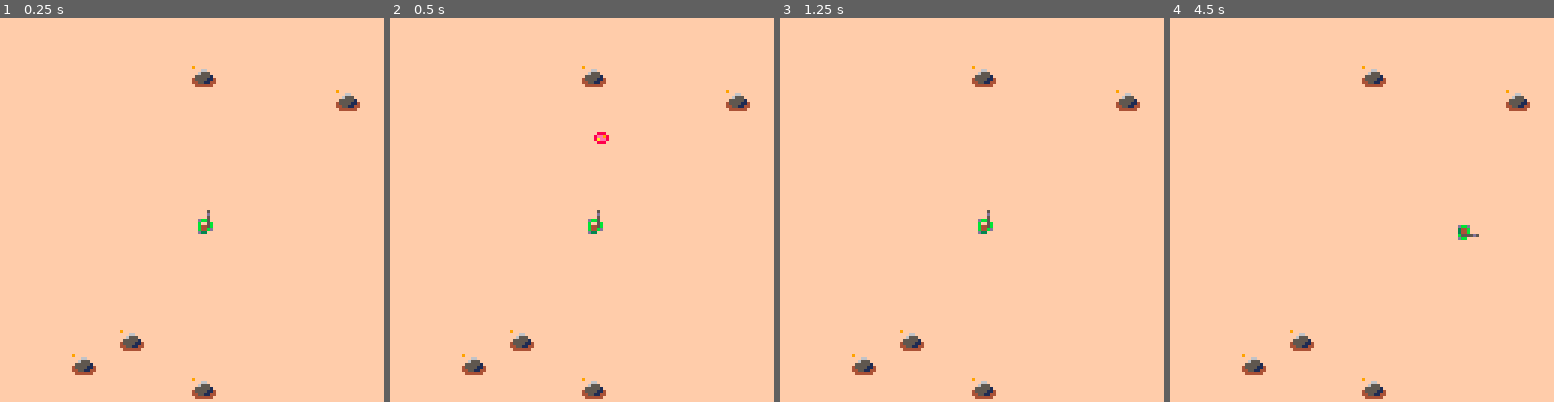
Above: before the commit, frames 1-4 (left to right).
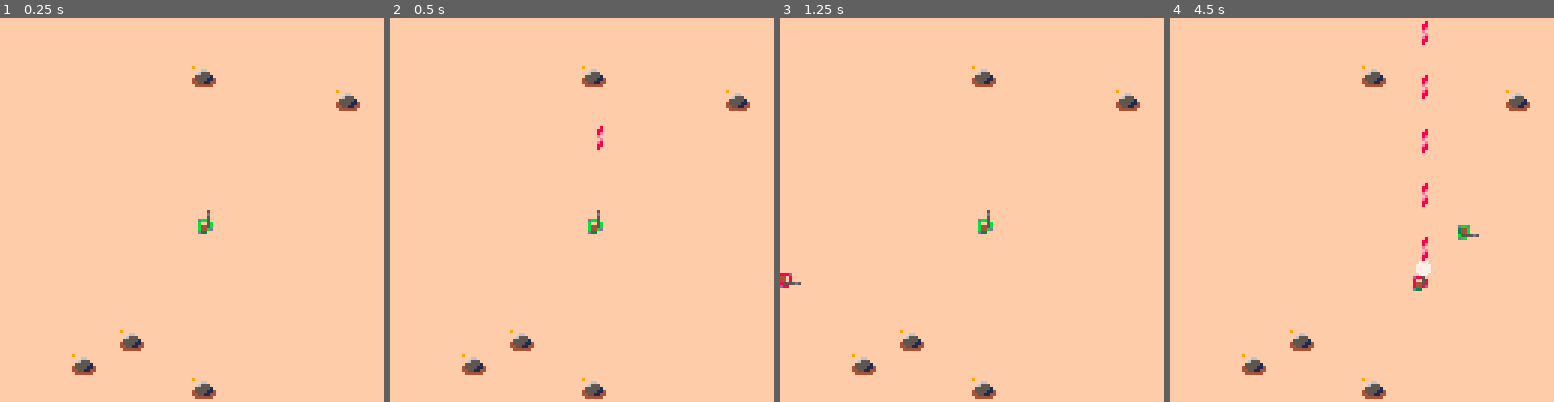
Above: after the commit, the same moments.

Repository: eduszesz/shmup
Game: PICO-8 cartridge topshooter.p8
Same seed, same stepped clock (60 frames per second), same inputs: the game is played once before the commit and once after it.
Inputs:
- Up to frame 1 (0.25 s): no input
- Up to frame 2 (0.5 s): tap X (X key) at 0.33 s
- Up to frame 3 (1.25 s): tap O (Z key) at 0.7 s; tap X (X key) at 1.07 s
- Up to frame 4 (4.5 s): hold Right 1.6-2.1 s; tap O (Z key) every 0.4 s from 1.7 to 4.1 s; tap X (X key) at 1.85, 2.97, 4.08 s; hold Up 2.15-2.42 s; hold Right 2.47-3.03 s; hold Left 3.08-3.58 s; hold Down 3.63-3.97 s; hold Right from 4.02 s (still down)

Frame 1 is identical in both runs. In frame 2, 0.1% of the frame differs, in the area x 53-58%, y 28-35%; in frame 3, 0.1%; in frame 4, 0.6%, in the area x 63-68%, y 0-72%.

Commit message:
enemy IA fixed

Diff:
--- a/topshooter.p8
+++ b/topshooter.p8
@@ -12,6 +12,8 @@
 				sp=1,
 				dx=0,
 				dy=0,
+				tsk="walk",
+				id="player",
 				box={x1=2,y1=2,x2=5,y2=5}}
 	bullets={}
 	smoke={}
@@ -54,7 +56,7 @@
 		end
 	end
 	if btn(❎) and frate==3 then
-		fire()
+		fire(p)
 	end
 
 	frate-=1
@@ -83,21 +85,20 @@
 	cls(15)
 	map()
 	drbullets()
-	drsmoke()
 	drcorpses()
 	drenemies()
 	drexplosions()
 	drsparks()
-
 	aniwalk(p)
+	drsmoke()
 end
 
 function updbullets()
 	for b in all(bullets) do
 		if t%3==0 then
-			b.sp+=1
+			--b.sp+=1
 			if b.sp>10 then
-				b.sp=9
+				--b.sp=9
 			end
 		end
 		b.x+=b.dx
@@ -130,10 +131,12 @@
 	end
 end
 
-function fire()
+function fire(_p)
+	local p=_p
 	local dx,dy=0,-1
 	local ox,oy=2,-4
 	local sox,soy=5,0
+	local sp=9
 	if p.sp==5 or p.sp==6 then
 		dx,dy=0,1
 		ox,oy=-2,4
@@ -143,24 +146,27 @@
 		dx,dy=-1,0
 		ox,oy=-2,-2
 		sox,soy=0,2
+		sp=10
 	end
 	if p.sp==7 or p.sp==8 then
 		dx,dy=1,0
 		ox,oy=2,1
 		sox,soy=8,5
+		sp=10
 	end
 	local b={x=p.x+ox,
 										y=p.y+oy,
-										sp=9,
+										sp=sp,
 										dx=dx*6,
 										dy=dy*6,
+										id=p.id,
 										box={x1=0,y1=0,x2=7,y2=7}}
 	add(bullets,b)
-	mksmoke(sox,soy)
-end
-
-function mksmoke(_ox,_oy)
-	local ox,oy=_ox,_oy
+	mksmoke(sox,soy,p)
+end
+
+function mksmoke(_ox,_oy,_obj)
+	local ox,oy,p=_ox,_oy,_obj
 	local s={r=3,x=p.x+ox,y=p.y+oy}
 	add(smoke,s)
 end
@@ -204,6 +210,7 @@
 										ft=60,
 										inv=false,
 										tsk="walk",
+										id="enemy",
 										box={x1=0,y1=0,x2=7,y2=7}}
 	add(enemies,e)
 end
@@ -216,7 +223,8 @@
 
 	for e in all(enemies) do
 		for b in all(bullets) do
-			if coll(e,b) and not e.inv then
+			if coll(e,b) and b.id!="enemy"
+				and not e.inv then
 				del(bullets,b)
 				e.inv=true
 				e.h-=1
@@ -240,7 +248,7 @@
 		end
 		enedir(e)
 		if e.dx!=0 and
-			e.tsk=="walk" and (e.x-p.x)<3 then
+			e.tsk=="walk" and abs(e.x-p.x)<3 then
 			e.tsk="fire"
 			if e.y>p.y then
 				e.dy=-1
@@ -253,7 +261,7 @@
 		end
 
 		if e.dx==0 and
-			e.tsk=="walk" and (e.y-p.y)<3 then
+			e.tsk=="walk" and abs(e.y-p.y)<3 then
 			e.tsk="fire"
 			if e.x>p.x then
 				e.dx=-1
@@ -266,6 +274,9 @@
 		end
 
 		if e.tsk=="fire" then
+			if t%3==0 and not e.inv then
+				fire(e)
+			end
 			local dir={-1,1}
 			e.ft-=1
 			if e.ft==0 then
@@ -331,7 +342,7 @@
 function aniwalk(_p)
 	local p=_p
 	if p.dx!=0 or p.dy!=0 then
-		if t%8<4 then
+		if t%8<4 and p.tsk=="walk" then
 			spr(p.sp+1,p.x,p.y)
 		else
 			spr(p.sp,p.x,p.y)
@@ -459,30 +470,30 @@
  return true
 end
 __gfx__
-0000000000000500000000000000000000000bbd00033d00db33d000000000000000000000000000000000000000000000000000000000000000000000000000
-0000000000000d00000000500000bbd005d5555b0db44b00b544b000000000000000000000000000000000000800440007006600000066000006000000000000
-0070070000000500000000d05d5555b00000b4430b544b00b544b000dbbbd0000000000000088000000888000de3440006076600060066000006600000000000
-0007700000dbb50000000050000b04430000b4430b500b0005bbd0003440b000dbbd0000008ae800008ee9800033000000770000007700000000000000000000
-0007700000b005b0000dbb50000b04430000dbbd005bbd00050000003440b000344b0000008ee800008aee800e33d05000776700000060000006000000000000
-0070070000b445b0000b445b000dbbbd00000000005000000d0000000b5555d5344b0000008e980000088800088ee50007700000007000000000000000000000
+0000000000000500000000000000000000000bbd00033d00db33d000000000000000000000008000000000000000000000000000000000000000000000000000
+0000000000000d00000000500000bbd005d5555b0db44b00b544b000000000000000000000088000000000000800440007006600000066000006000000000000
+0070070000000500000000d05d5555b00000b4430b544b00b544b000dbbbd000000000000008e000000000000de3440006076600060066000006600000000000
+0007700000dbb50000000050000b04430000b4430b500b0005bbd0003440b000dbbd0000000ef00088efe8800033000000770000007700000000000000000000
+0007700000b005b0000dbb50000b04430000dbbd005bbd00050000003440b000344b0000000fe000088efe880e33d05000776700000060000006000000000000
+0070070000b445b0000b445b000dbbbd00000000005000000d0000000b5555d5344b0000000e800000000000088ee50007700000007000000000000000000000
 0000000000b44bd0000b445b000000000000000000d00000050000000dbb0000b5555d5000088000000000008085508070700000000000000000000000000000
-0000000000d33000000d33bd0000000000000000005000000000000000000000dbb0000000000000000000000058050000570000000000000000000000000000
-00000000000000000000000000000000000000000000000000000000000000000000000000000000000000000000000000000000000000000000000000000000
-00000000000000000000000000000000000000000000000000000000000000000000000000000000000000000000000000000000000000000000000000000000
-00000000000000000000000000000000000000000000000000000000000000000000000000000000000000000000000000000000000000000000000000000000
-00000000000000000000000000000000000000000000000000000000000000000000000000000000000000000000000000000000000000000000000000000000
-00000000000000000000000000000000000000000000000000000000000000000000000000000000000000000000000000000000000000000000000000000000
-00000000000000000000000000000000000000000000000000000000000000000000000000000000000000000000000000000000000000000000000000000000
-00000000000000000000000000000000000000000000000000000000000000000000000000000000000000000000000000000000000000000000000000000000
-00000000000000000000000000000000000000000000000000000000000000000000000000000000000000000000000000000000000000000000000000000000
-00000000000000000000000000000000000000000000000000000000000000000000000000000000000000000000000000000000000000000000000000000000
-00000000000000000000000000000000000000000000000000000000000000000000000000000000000000000000000000000000000000000000000000000000
-00000000000000000000000000000000000000000000000000000000000000000000000000000000000000000000000000088000000880000000000000000000
-000000000000000000000000000000000000000000000000000000000000000000000000000000000000000000000000008ea8000089e8000000000000000000
-0000000000000000000000000000000000000000000000000000000000000000000000000000000000000000000000000089e800008ea8000000000000000000
-00000000000000000000000000000000000000000000000000000000000000000000000000000000000000000000000000088000000880000000000000000000
-00000000000000000000000000000000000000000000000000000000000000000000000000000000000000000000000000000000000000000000000000000000
-00000000000000000000000000000000000000000000000000000000000000000000000000000000000000000000000000000000000000000000000000000000
+0000000000d33000000d33bd0000000000000000005000000000000000000000dbb0000000080000000000000058050000570000000000000000000000000000
+00000000000000000000000000000000000000000000000000000000000000000000000000000000000000000000000000000000000000000000000000000000
+00000000000000000000000000000000000000000000000000000000000000000000000000000000000000000000000000000000000000000000000000000000
+00000000000000000000000000000000000000000000000000000000000000000000000000000000000000000000000000000000000000000000000000000000
+00000000000000000000000000000000000000000000000000000000000000000000000000000000000000000000000000000000000000000000000000000000
+00000000000000000000000000000000000000000000000000000000000000000000000000000000000000000000000000000000000000000000000000000000
+00000000000000000000000000000000000000000000000000000000000000000000000000000000000000000000000000000000000000000000000000000000
+00000000000000000000000000000000000000000000000000000000000000000000000000000000000000000000000000000000000000000000000000000000
+00000000000000000000000000000000000000000000000000000000000000000000000000000000000000000000000000000000000000000000000000000000
+00000000000000000000000000000000000000000000000000000000000000000000800000000000000000000000000000000000000000000000000000000000
+00000000000000000000000000000000000000000000000000000000000000000008800000000000000000000000000000000000000000000000000000000000
+00000000000000000000000000000000000000000000000000000000000000000008e00000000000000000000000000000088000000880000000000000000000
+0000000000000000000000000000000000000000000000000000000000000000000ef00088efe8800000000000000000008ea8000089e8000000000000000000
+0000000000000000000000000000000000000000000000000000000000000000000fe000088efe8800000000000000000089e800008ea8000000000000000000
+0000000000000000000000000000000000000000000000000000000000000000000e800000000000000000000000000000088000000880000000000000000000
+00000000000000000000000000000000000000000000000000000000000000000008800000000000000000000000000000000000000000000000000000000000
+00000000000000000000000000000000000000000000000000000000000000000008000000000000000000000000000000000000000000000000000000000000
 9fffffff000000000000000000000000000000000000000000000000000000000000000000000000000000000000000000000000000000000000000000000000
 fff66fff000000000000000000000000000000000000000000000000000000000000000000000000000000000000000000000000000000000000000000000000
 ff6555ff000000000000000000000000000000000000000000000000000000000000000000000000000000000000000000000000000000000000000000000000
@@ -492,5 +503,5 @@
 f444444f000000000000000000000000000000000000000000000000000000000000000000000000000000000000000000000000000000000000000000000000
 ffffffff000000000000000000000000000000000000000000000000000000000000000000000000000000000000000000000000000000000000000000000000
 __gff__
-0000000000000000000000000000000000000004000404040404040000000000000000000000000000000000000000000100000000000000000000000000000000000000000000000000000000000000000000000000000000000000000000000000000000000000000000000000000000000000000000000000000000000000
+0000000000000000000000000000000000000004000404040400000000000000000000000000000000000000000000000100000000000000000000000000000000000000000000000000000000000000000000000000000000000000000000000000000000000000000000000000000000000000000000000000000000000000
 0000000000000000000000000000000000000000000000000000000000000000000000000000000000000000000000000000000000000000000000000000000000000000000000000000000000000000000000000000000000000000000000000000000000000000000000000000000000000000000000000000000000000000
